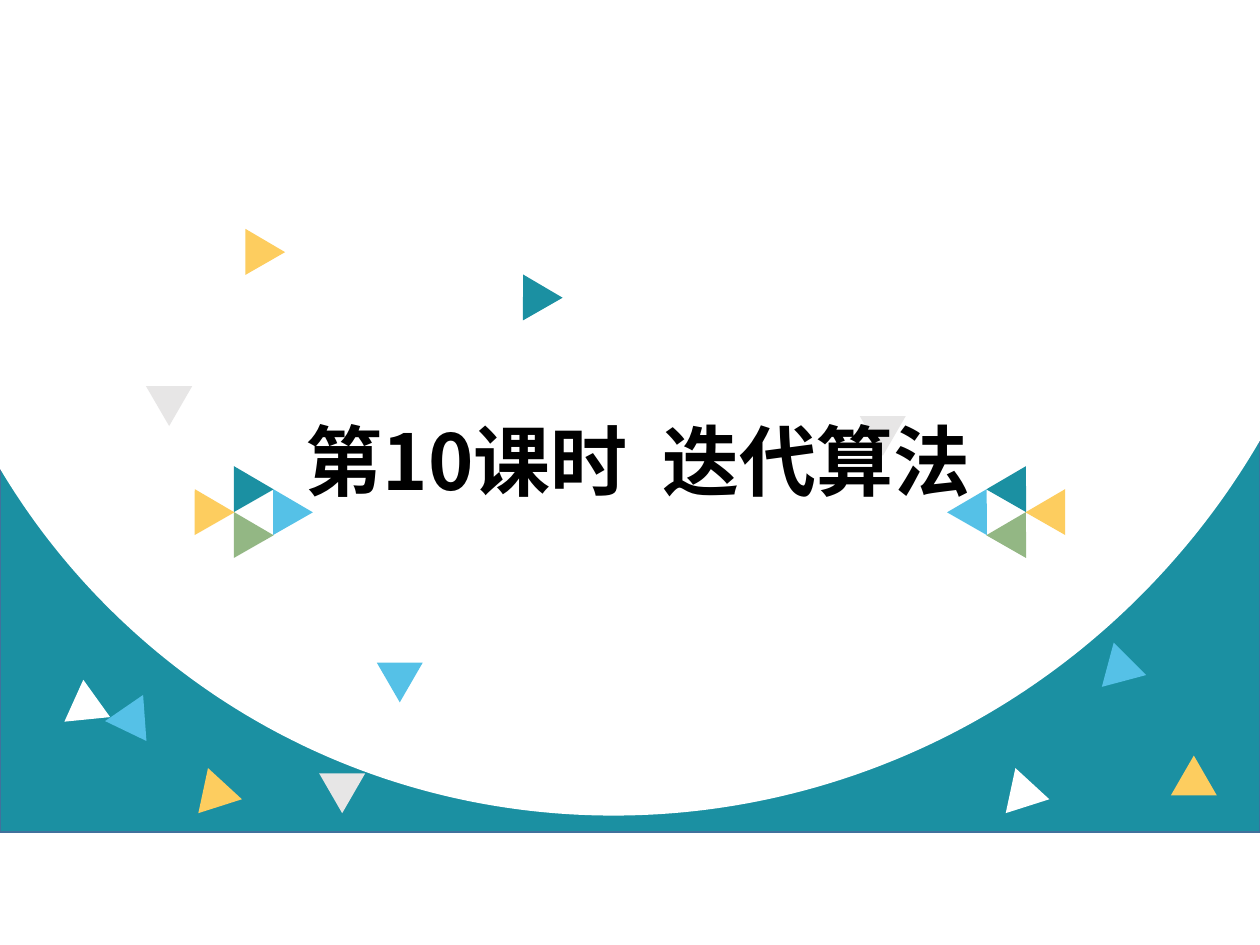
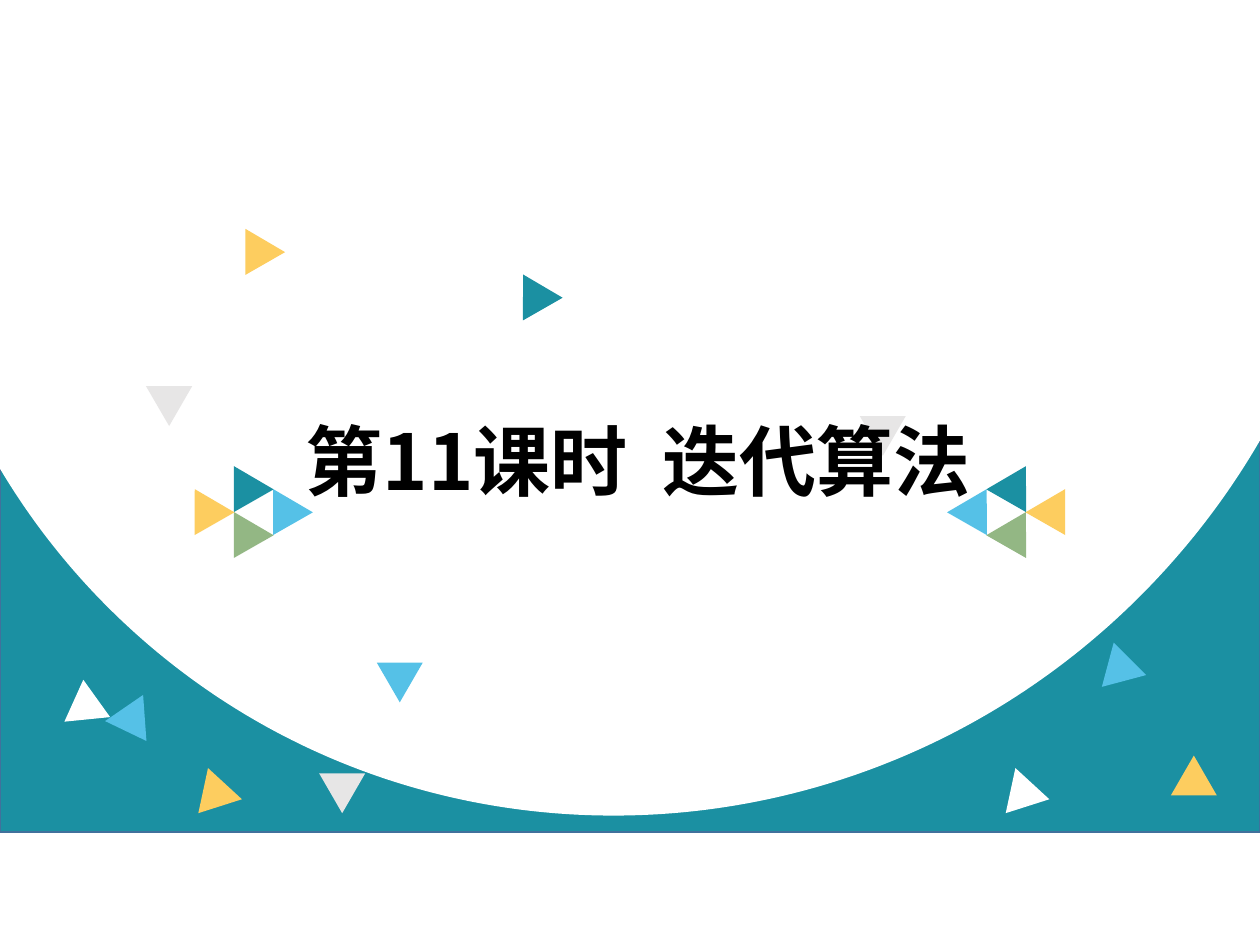
Before and after one commit to hongm32/2020design, a slide deck: slide 1 of 【第11课】迭代算法/【第11课】迭代算法.pptx. Drawn at 1260x945 pixels with LibreOffice and Linux fonts; fonts in the diff are those of the drawing. Boxes give left, top, right and bottom in pixels: in the first picture for what was removed or moved away, otherwise in the second. Text is boxed around its words. In the diff, an @@ line names an element or a change of style, - is before the commit and + after.

Commit message:
修改《【第11课】迭代算法》课件及源码

```diff
--- a/【第11课】迭代算法/【第11课】迭代算法.pptx
+++ b/【第11课】迭代算法/【第11课】迭代算法.pptx
@@ text at <box>306,424,971,509</box>: text changed @@
-第10课时 迭代算法
+第11课时 迭代算法
```
Also in this commit, not shown: 6 other slides changed, 3 slides added, 6 slides removed, 7 other files.
